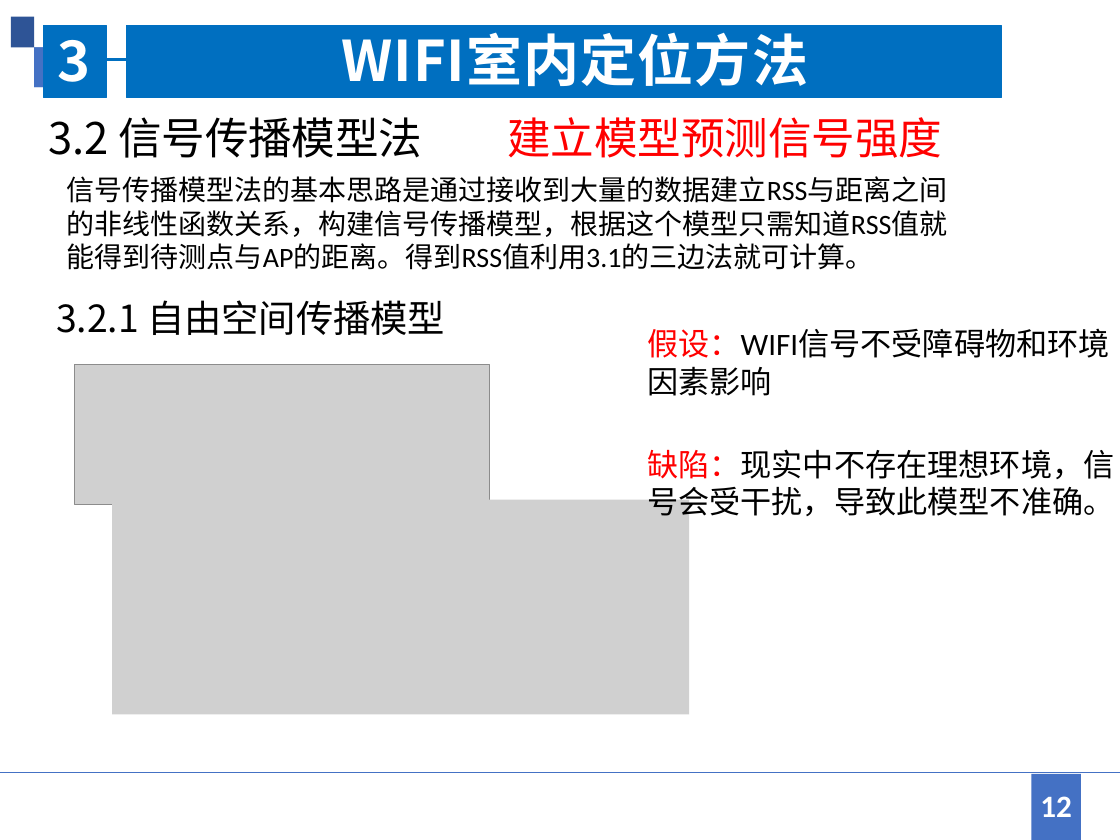
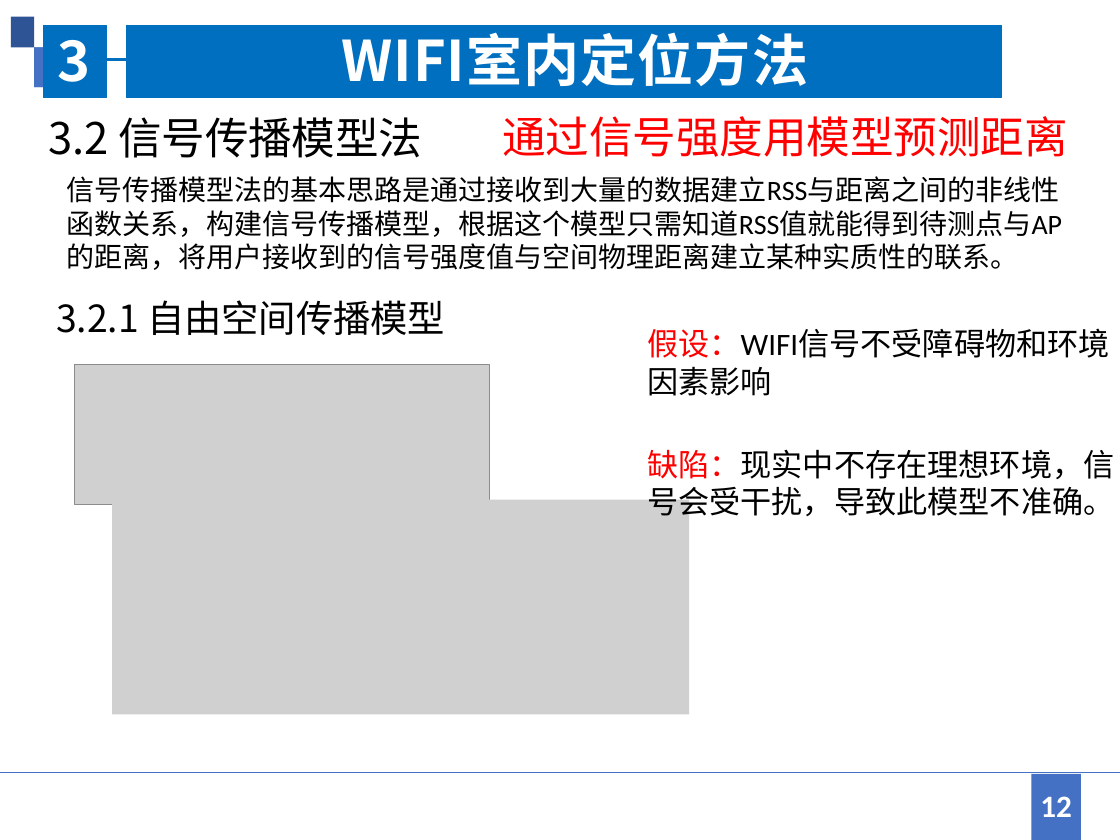
Before and after one commit to jingwei1205/MyCourse, a slide deck: slide 12 of 卫星定位/WIFI室内定位方法综述.pptx. Drawn at 1120x840 pixels with LibreOffice and Linux fonts; fonts in the diff are those of the drawing; grey boxes stand for pictures. Boxes give left, top, right and bottom in pixels: in the first picture for what was removed or moved away, otherwise in the second. Text is boxed around its words. In the diff, an @@ line names an element or a change of style, - is before the commit and + after.

```diff
--- a/卫星定位/WIFI室内定位方法综述.pptx
+++ b/卫星定位/WIFI室内定位方法综述.pptx
@@ text at (502, 116, 1067, 157): text changed @@
-建立模型预测信号强度
+通过信号强度用模型预测距离
@@ text at (67, 176, 1062, 270): text changed @@
-信号传播模型法的基本思路是通过接收到大量的数据建立RSS与距离之间的非线性函数关系，构建信号传播模型，根据这个模型只需知道RSS值就能得到待测点与AP的距离。得到RSS值利用3.1的三边法就可计算。
+信号传播模型法的基本思路是通过接收到大量的数据建立RSS与距离之间的非线性函数关系，构建信号传播模型，根据这个模型只需知道RSS值就能得到待测点与AP的距离，将用户接收到的信号强度值与空间物理距离建立某种实质性的联系。
```
Also in this commit, not shown: 5 other slides changed, 3 slides added, 4 other files.
